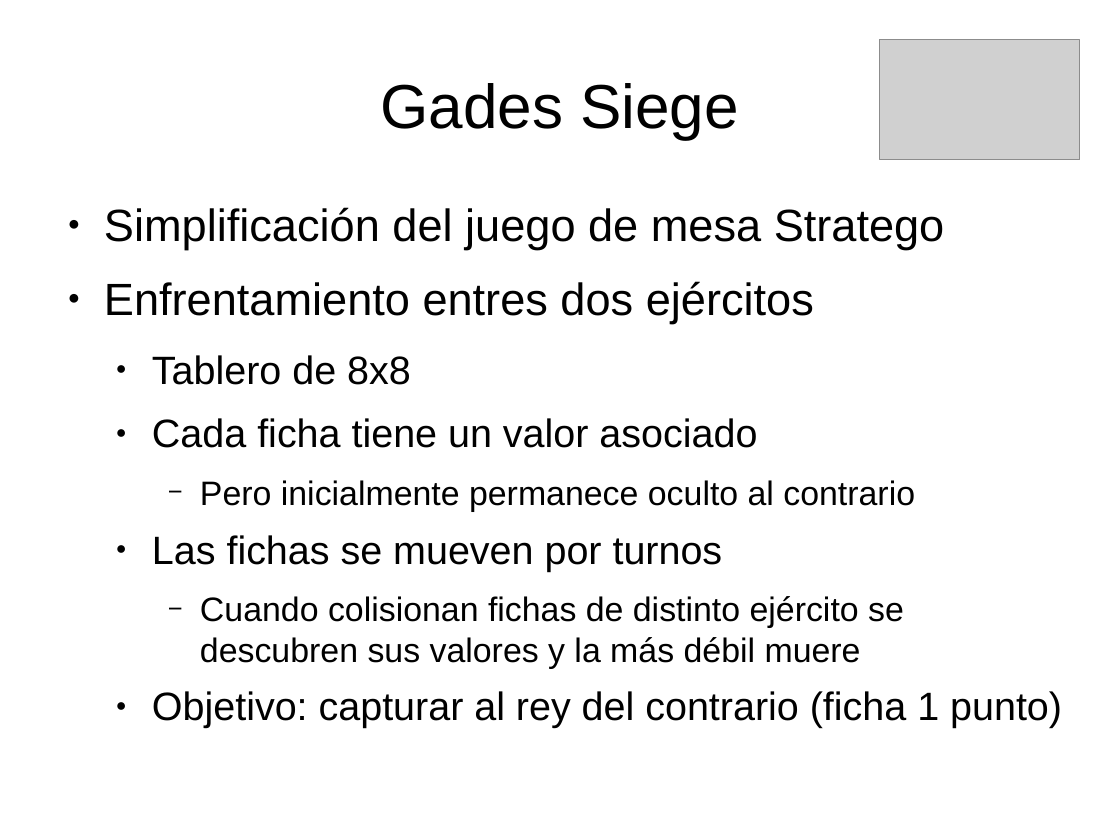
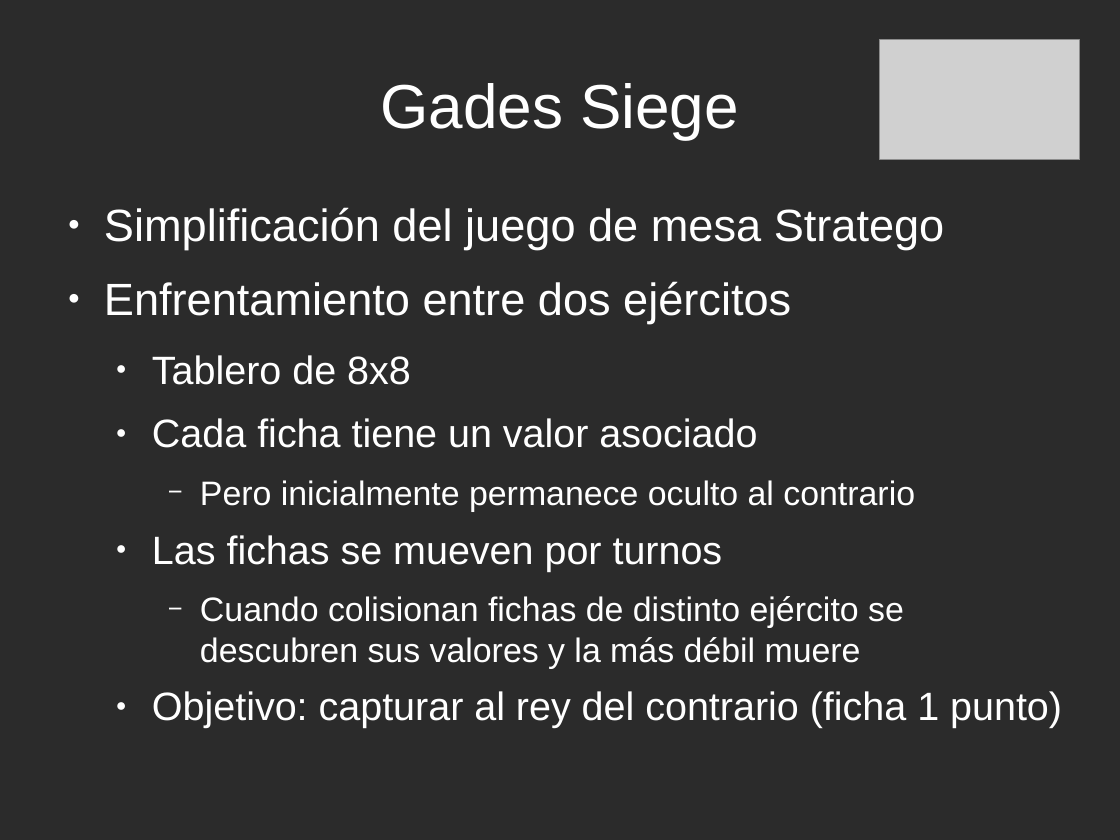
Before and after one commit to rompehielos013013013/gsiege, a slide deck: slide 12 of presentacion/expertoUCLM2014/SSEE-IA.odp. Drawn at 1120x840 pixels with LibreOffice and Linux fonts; fonts in the diff are those of the drawing; grey boxes stand for pictures; background and template pictures are left out; a plain dark background stands for a picture behind light text. Boxes give left, top, right and bottom in pixels: in the first picture for what was removed or moved away, otherwise in the second. Text is boxed around its words. In the diff, an @@ line names an element or a change of style, - is before the commit and + after.

```diff
--- a/presentacion/expertoUCLM2014/SSEE-IA.odp
+++ b/presentacion/expertoUCLM2014/SSEE-IA.odp
@@ background #FFFFFF to picture (left out) @@
@@ title "Gades Siege" at box(380, 83, 739, 139): text colour #000000 to #FFFFFF @@
@@ text at box(104, 207, 1062, 728): text colour #000000 to #FFFFFF in "Simplificación del juego de mesa Stratego", "Tablero de 8x8", "Cada ficha tiene un valor asociado", "Pero inicialmente permanece oculto al contrario" and 3 more places; bullet colour #000000 to #FFFFFF @@
@@ text at box(104, 281, 791, 324): text changed; text colour #000000 to #FFFFFF @@
-● Enfrentamiento entres dos ejércitos
+● Enfrentamiento entre dos ejércitos
```
Also in this commit, not shown: 22 other slides changed.
